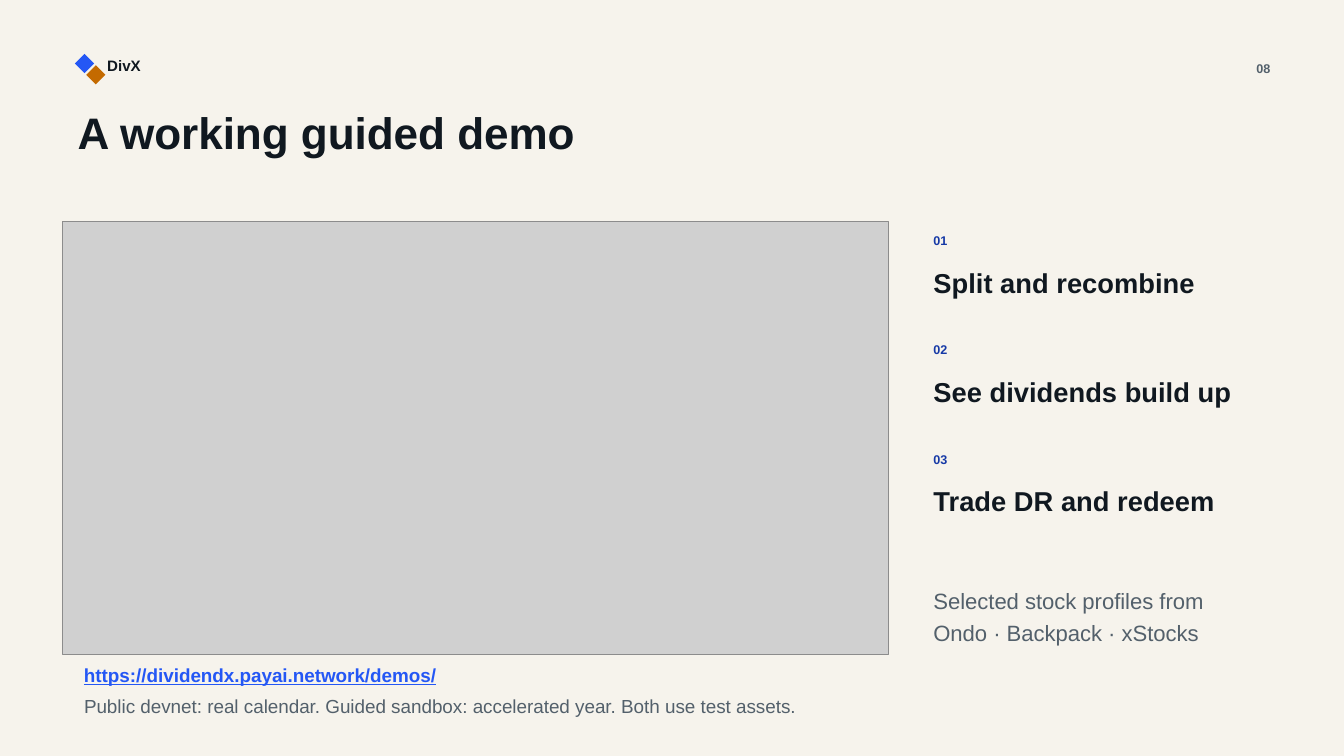
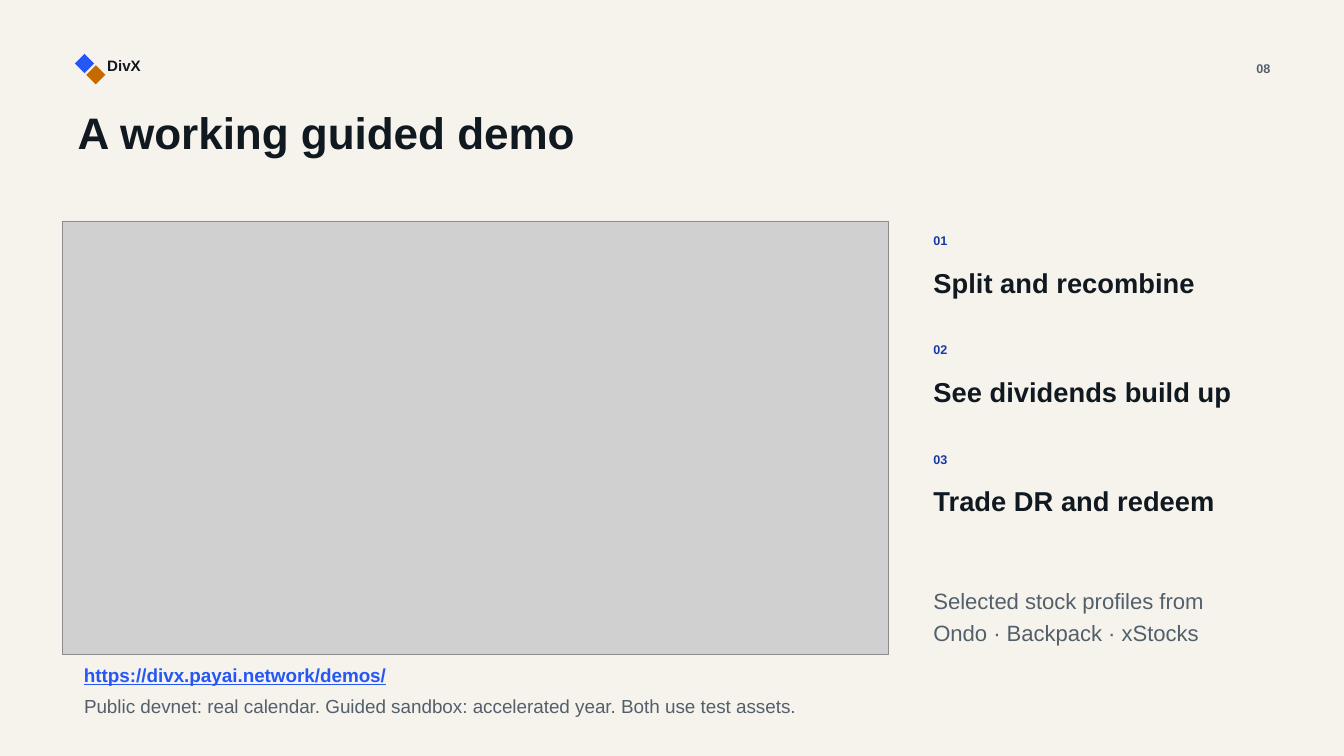
Before and after one commit to notorious-d-e-v/dividendx-stocklana, a slide deck: slide 8 of presentation/build/illustrated-v4/finalizer/DivX-illustrated-v4-candidate.pptx. Drawn at 1344x756 pixels with LibreOffice and Linux fonts; fonts in the diff are those of the drawing; grey boxes stand for pictures. Boxes give left, top, right and bottom in pixels: in the first picture for what was removed or moved away, otherwise in the second. Text is boxed around its words. In the diff, an @@ line names an element or a change of style, - is before the commit and + after.

Commit message:
Make divx.payai.network the canonical public domain

```diff
--- a/presentation/build/illustrated-v4/finalizer/DivX-illustrated-v4-candidate.pptx
+++ b/presentation/build/illustrated-v4/finalizer/DivX-illustrated-v4-candidate.pptx
@@ text at (x1=84, y1=668, x2=386, y2=686): text changed @@
-https://dividendx.payai.network/demos/
+https://divx.payai.network/demos/
```
Also in this commit, not shown: 1 other slide changed, 38 other files.
